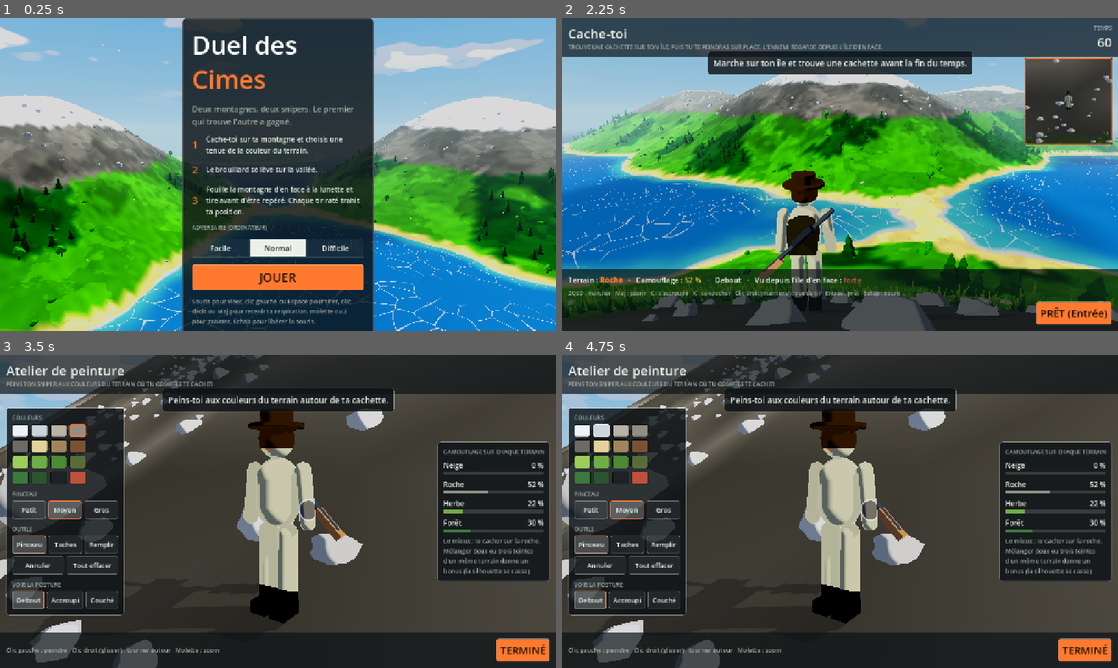
Above: before the commit, frames 1-4 (two rows, left to right).
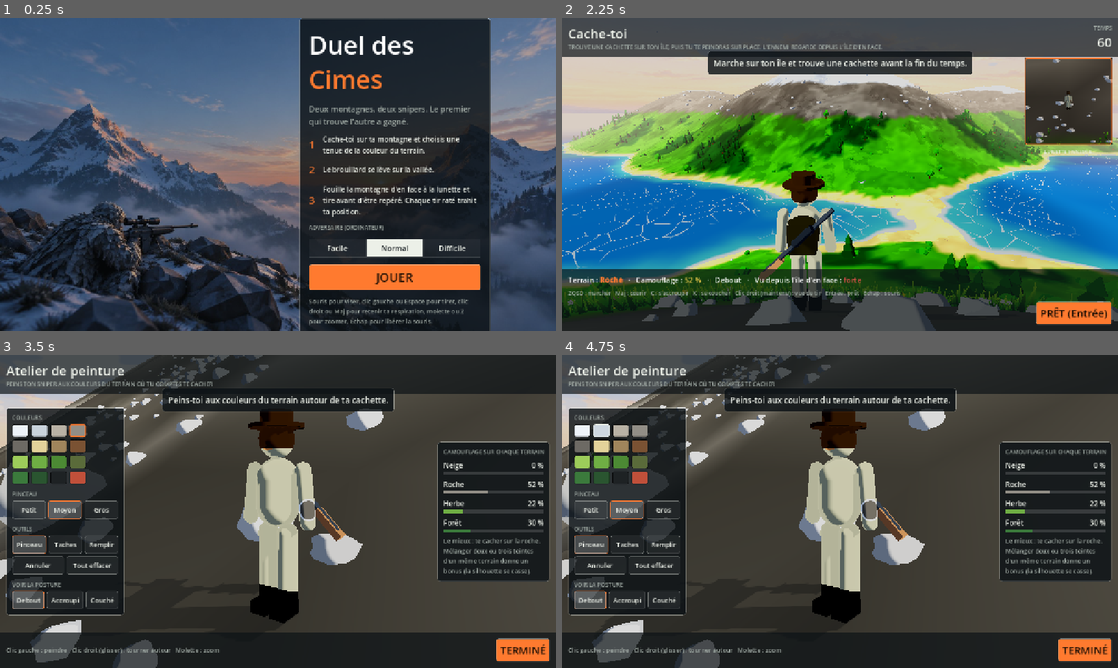
Above: after the commit, the same moments.

Repository: okidogestion-cmd/montaigneview
Game: Godot game, scene res://scenes/main.tscn
The game is run twice, just before and just after one commit, with the same random seed, the same clock (stepped at 60 frames per second) and the same inputs.
Inputs (mouse positions are in pixels of both pictures, inside the frame that each line leads up to):
- Up to frame 1 (0.25 s): no input
- Up to frame 2 (2.25 s): click "Normal" at 0.5 s; click "Normal" at 1.25 s; click "JOUER" at 2 s
- Up to frame 3 (3.5 s): tap Enter at 2.75 s; move the mouse to (305, 511) at 2.77 s; hold W from 2.78 s (still down); tap C at 2.85 s; click (305, 511) at 2.92 s; tap Space at 3.02, 3.32 s
- Up to frame 4 (4.75 s): release W at 3.5 s; click (584, 430) at 3.52 s; click (600, 430) at 4.27 s

The runs differ from the first frame. In frame 1, 88% of the frame differs, in the area x 0-100%, y 0-100%; in frame 2, 13%; in frame 3, 0.6%; in frame 4, 0.6%.

Commit message:
Images Higgsfield (ciel, brume, menu) et jeu possible téléphone debout
Co-Authored-By: Claude Opus 5.5 <noreply@anthropic.com>
Claude-Session: https://claude.ai/code/session_013pbjtdffyqQrrwE9QtYc6X

Diff:
--- a/game/project.godot
+++ b/game/project.godot
@@ -21,7 +21,7 @@
 window/size/viewport_height=720
 window/stretch/mode="canvas_items"
 window/stretch/aspect="expand"
-window/handheld/orientation=4
+window/handheld/orientation=6
 
 [physics]
 
--- a/game/scripts/hud.gd
+++ b/game/scripts/hud.gd
@@ -15,6 +15,7 @@
 signal paint_undo
 signal paint_clear
 signal paint_done
+signal orientation_changed(portrait: bool)
 
 const ZONES: Dictionary = preload("res://scripts/world.gd").ZONES
 const INK := Color("#0e1418")
@@ -48,6 +49,7 @@
 
 var root: Control
 var fog_overlay: ColorRect
+var fog_layers: Array[TextureRect] = []
 var scope: ColorRect
 var dot: Control
 var flash: ColorRect
@@ -92,7 +94,12 @@
 var ready_btn: Button
 var fire_keys: Label
 var paint_hint: Label
-var _rotate_msg: Control
+var menu_card: Control
+var paint_left: Control
+var paint_right: Control
+## Téléphone tenu debout : l'interface passe en 720 × 1280 et se réorganise (voir _apply_orientation).
+var portrait := false
+var _orient_done := false
 
 var _toast_tween: Tween
 
@@ -102,6 +109,20 @@
 	add_child(root)
 	fog_overlay = _full(_rect(Color("#dfe6ea", 0)))
 	root.add_child(fog_overlay)
+	# Deux nappes de brume (art/brume.jpg, créée avec Higgsfield) qui s'écartent quand le brouillard se lève.
+	for i in 2:
+		var f := TextureRect.new()
+		f.texture = preload("res://art/brume.jpg")
+		f.expand_mode = TextureRect.EXPAND_IGNORE_SIZE
+		f.stretch_mode = TextureRect.STRETCH_SCALE
+		f.flip_h = i == 1
+		var fm := CanvasItemMaterial.new()
+		fm.blend_mode = CanvasItemMaterial.BLEND_MODE_ADD
+		f.material = fm
+		f.mouse_filter = Control.MOUSE_FILTER_IGNORE
+		f.visible = false
+		root.add_child(f)
+		fog_layers.append(f)
 	scope = _full(ColorRect.new())
 	var sm := ShaderMaterial.new()
 	sm.shader = Shader.new()
@@ -139,6 +160,21 @@
 	root.add_child(toast_panel)
 
 
+## Brume de 1 (écran noyé) à 0 (dégagé) : fond clair + deux nappes qui s'écartent et s'effacent.
+func set_fog_amount(a: float) -> void:
+	fog_overlay.color.a = clampf((a - 0.45) / 0.55, 0, 1)
+	var vs := root.size
+	for i in fog_layers.size():
+		var f := fog_layers[i]
+		f.visible = a > 0.001
+		if not f.visible:
+			continue
+		var spread := (1.0 - a) * 0.5 * vs.x
+		f.size = vs * Vector2(1.6, 1.2) * (1.0 + (1.0 - a) * 0.4)
+		f.position = Vector2((vs.x - f.size.x) / 2 + (spread if i == 1 else -spread), (vs.y - f.size.y) / 2)
+		f.modulate.a = clampf(a * 1.4, 0, 1)
+
+
 # ---------- Petites fabriques ----------
 func _full(c: Control) -> Control:
 	c.set_anchors_preset(Control.PRESET_FULL_RECT)
@@ -243,7 +279,17 @@
 # ---------- Menu ----------
 func _build_menu() -> void:
 	var parts := _center_card(440)
-	menu = parts[0]
+	# Illustration du menu (art/menu.jpg, créée avec Higgsfield) derrière la carte, poussée à droite.
+	menu = _full(Control.new())
+	var bg := TextureRect.new()
+	bg.texture = preload("res://art/menu.jpg")
+	bg.expand_mode = TextureRect.EXPAND_IGNORE_SIZE
+	bg.stretch_mode = TextureRect.STRETCH_KEEP_ASPECT_COVERED
+	menu.add_child(_full(bg))
+	menu.add_child(_full(_rect(Color(INK, 0.3))))
+	menu_card = parts[0]
+	menu_card.anchor_left = 0.42
+	menu.add_child(menu_card)
 	var v: VBoxContainer = parts[1]
 	var title := RichTextLabel.new()
 	title.bbcode_enabled = true
@@ -309,7 +355,9 @@
 	var tv := _vbox(2)
 	tv.size_flags_horizontal = Control.SIZE_EXPAND_FILL
 	tv.add_child(_label("Cache-toi", 30, PAPER))
-	tv.add_child(_small("Trouve une cachette sur ton île, puis tu te peindras sur place. L'ennemi regarde depuis l'île d'en face."))
+	var hide_sub := _small("Trouve une cachette sur ton île, puis tu te peindras sur place. L'ennemi regarde depuis l'île d'en face.")
+	hide_sub.autowrap_mode = TextServer.AUTOWRAP_WORD_SMART
+	tv.add_child(hide_sub)
 	th.add_child(tv)
 	var tr := _vbox(2)
 	var tl := _small("Temps")
@@ -563,7 +611,9 @@
 	var top := _bar(true)
 	var tv := _vbox(2)
 	tv.add_child(_label("Atelier de peinture", 30, PAPER))
-	tv.add_child(_small("Peins ton sniper aux couleurs du terrain où tu comptes te cacher"))
+	var paint_sub := _small("Peins ton sniper aux couleurs du terrain où tu comptes te cacher")
+	paint_sub.autowrap_mode = TextServer.AUTOWRAP_WORD_SMART
+	tv.add_child(paint_sub)
 	top.add_child(tv)
 	paint_hud.add_child(top)
 
@@ -635,6 +685,7 @@
 	left.add_child(lv)
 	paint_hud.add_child(left)
 	paint_panels.append(left)
+	paint_left = left
 
 	# Panneau de droite : ressemblance avec chaque terrain.
 	var right := _panel()
@@ -671,12 +722,14 @@
 	right.add_child(rv)
 	paint_hud.add_child(right)
 	paint_panels.append(right)
+	paint_right = right
 
 	var bottom := _bar(false)
 	var bh := _hbox()
 	paint_hint = _label("Clic gauche : peindre   Clic droit (glisser) : tourner autour   Molette : zoom", 14, MUTED)
 	var hint := paint_hint
 	hint.size_flags_horizontal = Control.SIZE_EXPAND_FILL
+	hint.autowrap_mode = TextServer.AUTOWRAP_WORD_SMART
 	bh.add_child(hint)
 	var done := _button("TERMINÉ", BLAZE, Color("#1a0d04"), 24)
 	done.pressed.connect(func(): paint_done.emit())
@@ -734,17 +787,6 @@
 	for l in fire_hud.find_children("*", "Label", true, false):
 		(l as Label).text = (l as Label).text.replace(" (MAJ / CLIC DROIT)", "").replace(" (MOLETTE / Z)", "")
 	paint_hint.text = "Un doigt sur le sniper : peindre   ·   Un doigt à côté : tourner autour   ·   Deux doigts : zoomer"
-	_rotate_msg = _full(_rect(INK))
-	_rotate_msg.mouse_filter = Control.MOUSE_FILTER_STOP
-	var rl := _label("Tourne ton téléphone
-en mode paysage", 40, PAPER)
-	rl.horizontal_alignment = HORIZONTAL_ALIGNMENT_CENTER
-	rl.set_anchors_preset(Control.PRESET_CENTER)
-	rl.grow_horizontal = Control.GROW_DIRECTION_BOTH
-	rl.grow_vertical = Control.GROW_DIRECTION_BOTH
-	_rotate_msg.add_child(rl)
-	_rotate_msg.visible = false
-	root.add_child(_rotate_msg)
 
 func over_paint_panel(pos: Vector2) -> bool:
 	for p in paint_panels:
@@ -753,8 +795,41 @@
 	return false
 
 func _process(_dt: float) -> void:
-	# Téléphone tenu debout : on demande de le tourner (le jeu se joue en paysage).
-	if _rotate_msg == null:
-		return
-	var s := root.get_viewport_rect().size
-	_rotate_msg.visible = s.y > s.x * 1.05
+	# Le jeu se joue téléphone debout ou couché : on suit l'orientation de l'écran.
+	var ws := get_window().size
+	var p := ws.y > ws.x * 1.05
+	if p != portrait or not _orient_done:
+		_orient_done = true
+		portrait = p
+		_apply_orientation()
+
+## Place un panneau sur un point d'ancrage (0 à 1) avec un décalage, et dans quel sens il grandit.
+func _pin(c: Control, anchor: Vector2, offset: Vector2, grow_h: int, grow_v: int) -> void:
+	c.anchor_left = anchor.x
+	c.anchor_right = anchor.x
+	c.anchor_top = anchor.y
+	c.anchor_bottom = anchor.y
+	c.offset_left = offset.x
+	c.offset_right = offset.x
+	c.offset_top = offset.y
+	c.offset_bottom = offset.y
+	c.grow_horizontal = grow_h
+	c.grow_vertical = grow_v
+	c.reset_size()
+
+func _apply_orientation() -> void:
+	# Base 720 × 1280 debout (au lieu de 1280 × 720) : le texte garde sa taille sur un écran étroit.
+	get_window().content_scale_size = Vector2i(720, 1280) if portrait else Vector2i(1280, 720)
+	# Menu : la carte au centre debout ; à droite couché, pour laisser voir l'illustration.
+	menu_card.anchor_left = 0.0 if portrait else 0.42
+	# Lunette ennemie : un peu plus bas debout, le bandeau du haut y prend trois lignes.
+	inset.position.y = 132 if portrait else 92
+	inset_label.position.y = inset.position.y + 206
+	# Atelier : debout, les couleurs en bas à gauche et le camouflage en haut à droite, le sniper au milieu.
+	if portrait:
+		_pin(paint_left, Vector2(0, 1), Vector2(14, -110), Control.GROW_DIRECTION_END, Control.GROW_DIRECTION_BEGIN)
+		_pin(paint_right, Vector2(1, 0), Vector2(-14, 120), Control.GROW_DIRECTION_BEGIN, Control.GROW_DIRECTION_END)
+	else:
+		_pin(paint_left, Vector2(0, 0.5), Vector2(14, 0), Control.GROW_DIRECTION_END, Control.GROW_DIRECTION_BOTH)
+		_pin(paint_right, Vector2(1, 0.5), Vector2(-14, 0), Control.GROW_DIRECTION_BEGIN, Control.GROW_DIRECTION_BOTH)
+	orientation_changed.emit(portrait)
--- a/game/scripts/main.gd
+++ b/game/scripts/main.gd
@@ -19,7 +19,7 @@
 const HIDE_FOV := 62.0
 const FIRE_FOV := [55.0, 14.0, 5.5]
 const ZOOM_LABELS := ["x1", "x4", "x10"]
-const SKY := Color("#b3dbf2")   # couleur de l'horizon, reprise par le brouillard
+const SKY := Color("#efd9c9")   # couleur de l'horizon (lever de soleil du panorama), reprise par le brouillard
 const FOG_NEAR := 200.0
 const FOG_FAR := 1100.0
 const ENEMY_VIEW := Vector3(0, 92, -125)   # d'où la petite lunette ennemie te regarde pendant la cachette
@@ -139,6 +139,7 @@
 	inset_cam.far = 3000
 	hud.inset_viewport.add_child(inset_cam)
 	inset_cam.current = true
+	hud.orientation_changed.connect(_on_orientation)
 	hud.play_pressed.connect(start_hide)
 	hud.again_pressed.connect(start_hide)
 	hud.menu_pressed.connect(to_menu)
@@ -179,6 +180,10 @@
 		"zoom":
 			cycle_zoom()
 
+## Debout, l'angle de vue se règle sur la largeur (sinon on ne verrait qu'une tranche de l'île d'en face).
+func _on_orientation(portrait: bool) -> void:
+	camera.keep_aspect = Camera3D.KEEP_WIDTH if portrait else Camera3D.KEEP_HEIGHT
+
 func _on_level(lv: String) -> void:
 	level = lv
 	hud.set_level(lv)
@@ -191,6 +196,7 @@
 	env = Environment.new()
 	var sky_mat := ShaderMaterial.new()
 	sky_mat.shader = preload("res://shaders/sky.gdshader")
+	sky_mat.set_shader_parameter("panorama", preload("res://art/ciel.jpg"))
 	var sky := Sky.new()
 	sky.sky_material = sky_mat
 	env.background_mode = Environment.BG_SKY
@@ -792,7 +798,7 @@
 		var e := clampf(reveal_t / 3.0, 0, 1)
 		var s := e * e * (3 - 2 * e)
 		set_fog(lerpf(0, FOG_NEAR, s), lerpf(12, FOG_FAR, s))
-		hud.fog_overlay.color.a = 1 - s
+		hud.set_fog_amount(1 - s)
 		if reveal_t >= 3:
 			phase = "fire"
 			hud.center_label.text = ""
@@ -838,7 +844,7 @@
 		if ai_next <= 0:
 			ai_shoot()
 	if phase != "reveal":
-		hud.fog_overlay.color.a = 0
+		hud.set_fog_amount(0)
 	if phase == "paint":
 		_place_workshop_camera()
 		if matches_dirty and not painting:
--- a/game/shaders/sky.gdshader
+++ b/game/shaders/sky.gdshader
@@ -1,7 +1,10 @@
 shader_type sky;
-// Ciel peint : dégradé bleu franc, soleil net, gros nuages cartoon qui dérivent.
+// Ciel peint : panorama du lever de soleil (art/ciel.jpg, créé avec Higgsfield) autour de l'horizon,
+// dégradé bleu au-dessus, soleil net, gros nuages cartoon qui dérivent.
 
-uniform vec3 top_color : source_color = vec3(0.16, 0.48, 0.86);
+uniform sampler2D panorama : source_color, filter_linear, repeat_disable;
+uniform float pano_strength = 1.0;
+uniform vec3 top_color : source_color = vec3(0.41, 0.64, 0.92);
 uniform vec3 horizon_color : source_color = vec3(0.70, 0.86, 0.96);
 uniform vec3 cloud_color : source_color = vec3(1.0, 1.0, 1.0);
 uniform vec3 cloud_shade : source_color = vec3(0.72, 0.80, 0.92);
@@ -29,6 +32,12 @@
 	float h = clamp(d.y, 0.0, 1.0);
 	vec3 col = mix(horizon_color, top_color, pow(h, 0.55));
 	if (d.y < 0.0) col = horizon_color;
+	// Panorama répété 4 fois en miroir autour de l'horizon (pas de raccord visible).
+	float az = atan(d.x, d.z) / 6.2831853 + 0.5;
+	float pu = abs(fract(az * 2.0) * 2.0 - 1.0);
+	float pv = 1.0 - clamp((d.y + 0.03) / 0.55, 0.0, 1.0);
+	vec3 pano = texture(panorama, vec2(pu, pv)).rgb;
+	col = mix(col, pano, (1.0 - smoothstep(0.35, 0.52, d.y)) * pano_strength);
 	// Soleil
 	float s = dot(d, normalize(LIGHT0_DIRECTION));
 	col = mix(col, vec3(1.0, 0.97, 0.85), smoothstep(0.9985, 0.9992, s));
Binary file added: game/art/brume.jpg
Not shown, added: game/art/brume.jpg.import
Binary file added: game/art/ciel.jpg
Not shown, added: game/art/ciel.jpg.import
Binary file added: game/art/menu.jpg
Not shown, added: game/art/menu.jpg.import
Not shown, changed: .gitattributes
Not shown, changed: docs/game-design.md
Not shown, changed: tools/artefact/duel-des-cimes.html
Not shown, added: tools/artefact/menu.jpg
